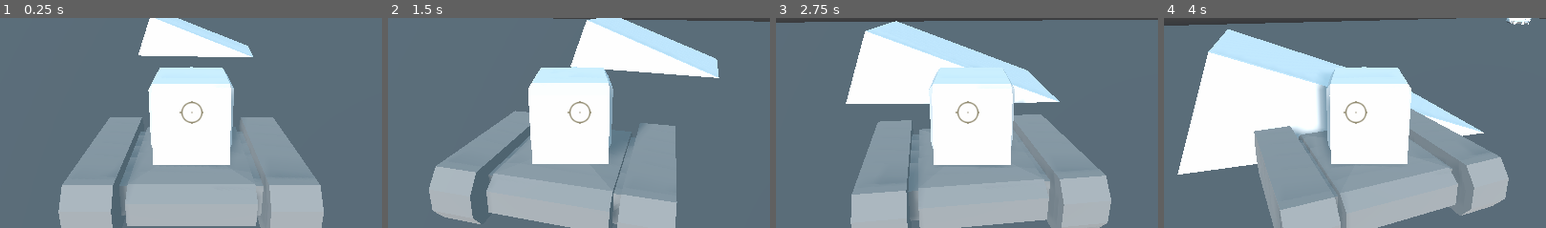
Above: before the commit, frames 1-4 (left to right).
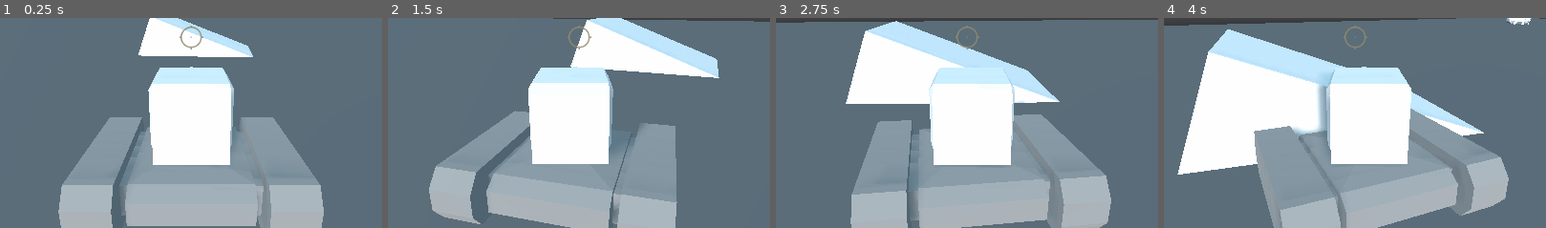
Above: after the commit, the same moments.

Repository: HelmetBugg/BioTank
Game: Godot game, scene res://Main.tscn
The game is run twice, just before and just after one commit, with the same random seed, the same clock (stepped at 60 frames per second) and the same inputs. This scene is started directly instead of the project's main scene.
Inputs (mouse positions are % of the whole screen's width and height, from its top left):
- Up to frame 1 (0.25 s): no input
- Up to frame 2 (1.5 s): move the mouse to (55, 47) at 0.52 s; press the mouse at (55, 47) at 0.53 s; hold W (forward) from 0.53 s (still down); move the mouse to (45, 47) at 1.27 s; release the mouse at (45, 47) at 1.28 s; click (45, 47) at 1.35 s
- Up to frame 3 (2.75 s): keep holding W (forward); move the mouse to (52, 45) at 2.02 s; press the mouse at (52, 45) at 2.03 s
- Up to frame 4 (4 s): keep holding W (forward); move the mouse to (49, 49) at 2.77 s; release the mouse at (49, 49) at 2.78 s; click (49, 49) at 2.85 s; move the mouse to (57, 48) at 3.52 s; press the mouse at (57, 48) at 3.53 s
The pictures show only the part of the screen within x 25-75%, y 24-74%; the shares and areas given below are measured in that part.

The runs differ from the first frame. In frame 1, 0.3% of the frame differs, in the area x 47-54%, y 3-51%; in frame 2, 0.3%; in frame 3, 0.3%; in frame 4, 0.3%.

Commit message:
moved reticles

Diff:
--- a/Enemy.tscn
+++ b/Enemy.tscn
@@ -5,7 +5,7 @@
 
 [sub_resource type="CapsuleShape" id=1]
 radius = 0.803713
-height = 0.80801
+height = 0.779601
 
 [node name="Enemy" type="KinematicBody"]
 script = ExtResource( 1 )
--- a/Player.tscn
+++ b/Player.tscn
@@ -47,8 +47,8 @@
 anchor_top = 0.5
 anchor_right = 0.5
 anchor_bottom = 0.5
-margin_left = -16.0
-margin_top = -16.0
-margin_right = 16.0
-margin_bottom = 16.0
+margin_left = -17.0
+margin_top = -117.0
+margin_right = 15.0
+margin_bottom = -85.0
 texture = ExtResource( 2 )
